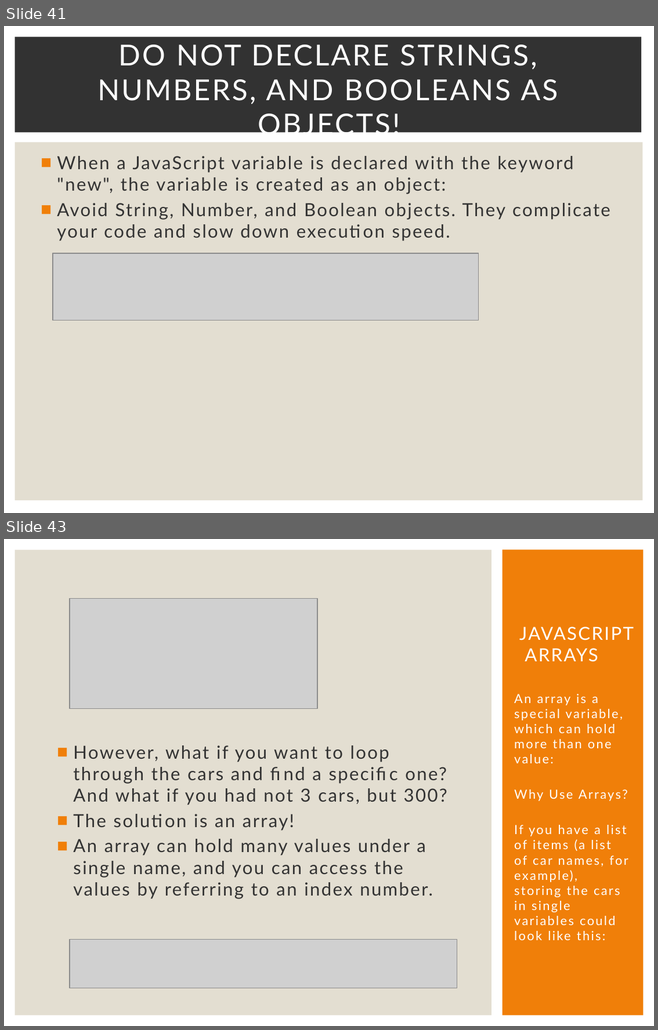
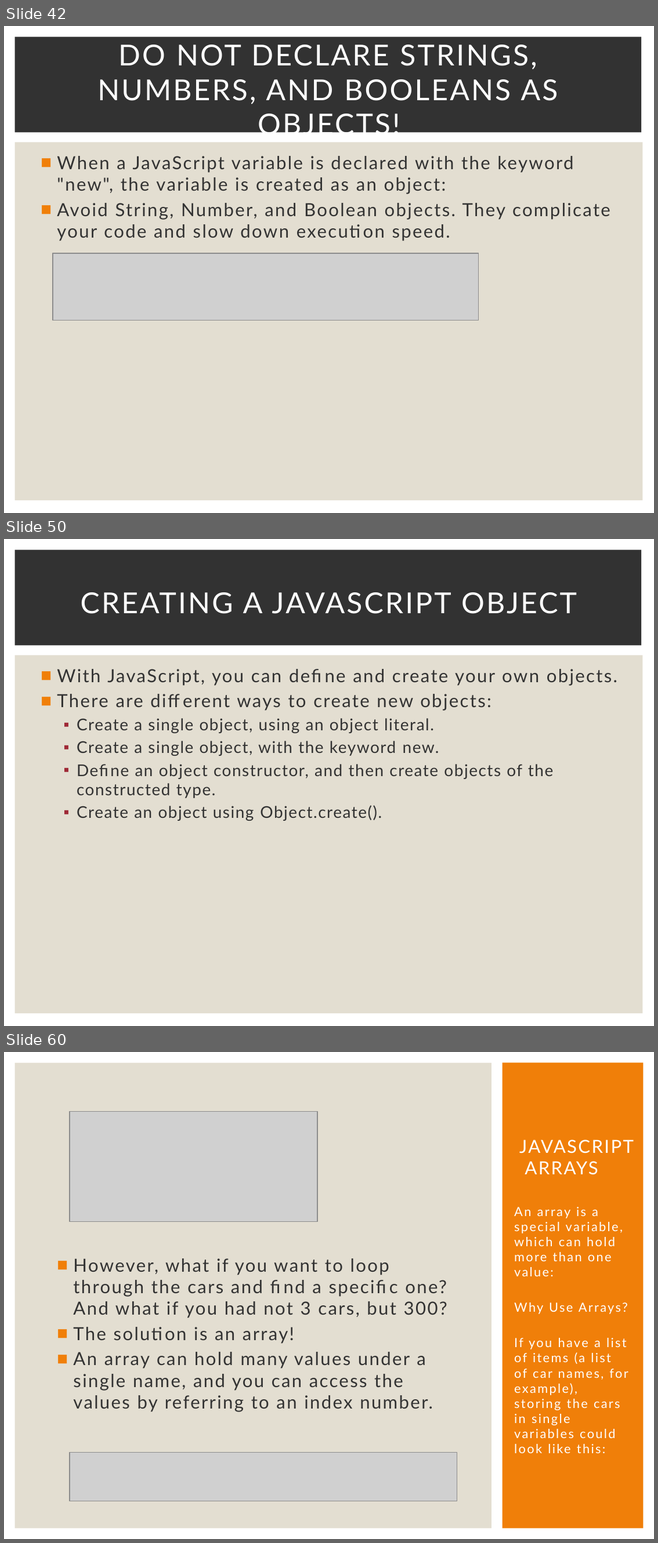
Before and after one commit to Karamihova/Fundamentals-JS, a slide deck: Programming Prep.pptx. Shown one above the other, each under a label of ours: slides 41 and 43 before the commit, slides 42, 50 and 60 after it; the slides between them are not shown. The pictures are 658x1030 and 658x1543 pixels, drawn with LibreOffice and Linux fonts; fonts in the diff are those of the drawing; grey boxes stand for pictures. Boxes give left, top, right and bottom in pixels: in the first picture for what was removed or moved away, otherwise in the second. Text is boxed around its words. In the diff, an @@ line names an element or a change of style, - is before the commit and + after.

```diff
--- a/Programming Prep.pptx
+++ b/Programming Prep.pptx
@@ slide 50 added at (x1=4, y1=539, x2=654, y2=1026), background #FFFFFF; not listed: 2 template elements that a slide beside it also shows @@
@@ title added at (x1=81, y1=592, x2=576, y2=614), 32 pt, text #FFFFFF @@
+CREATING A JAVASCRIPT OBJECT
@@ text added at (x1=57, y1=669, x2=617, y2=821), 18 pt, text #323232 @@
+■ With JavaScript, you can define and create your own objects.
+■ There are different ways to create new objects:
+  ▪ Create a single object, using an object literal.
+  ▪ Create a single object, with the keyword new.
+  ▪ Define an object constructor, and then create objects of the constructed type.
+  ▪ Create an object using Object.create().
@@ what was slide 41 is now slide 42 @@
@@ what was slide 43 is now slide 60 @@
```
Also in this commit, not shown: 17 other slides added, 1 slide removed.
